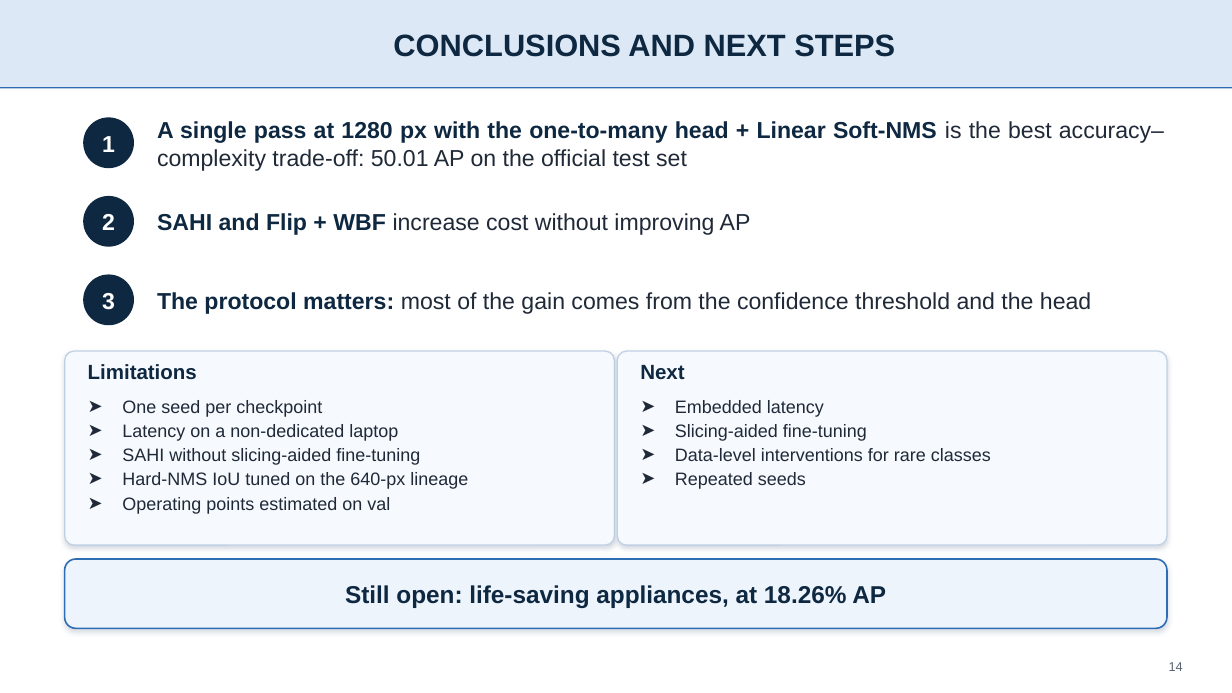
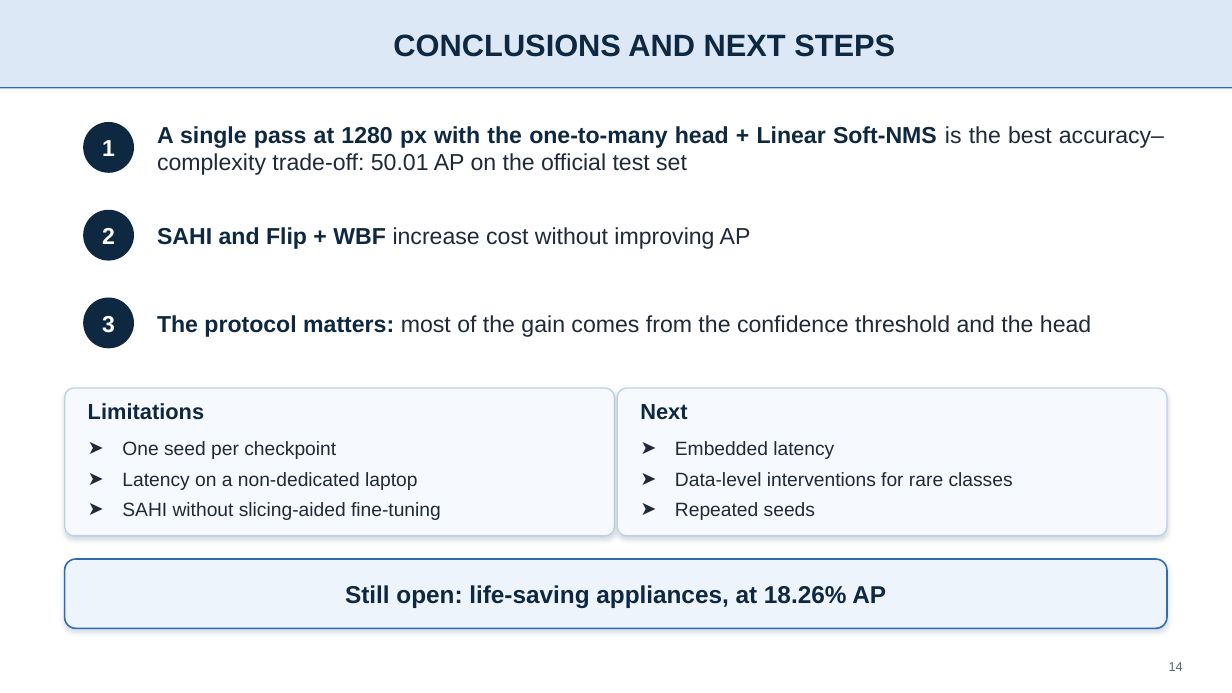
Before and after one commit to IghorRibeiro/WVCPresentation, a slide deck: slide 14 of slides/WVC2026_slides.pptx. Drawn at 1232x693 pixels with LibreOffice and Linux fonts; fonts in the diff are those of the drawing; background and template pictures are left out. Boxes give left, top, right and bottom in pixels: in the first picture for what was removed or moved away, otherwise in the second. Text is boxed around its words. In the diff, an @@ line names an element or a change of style, - is before the commit and + after.

Commit message:
Slide 14: trim limitations and next steps

```diff
--- a/slides/WVC2026_slides.pptx
+++ b/slides/WVC2026_slides.pptx
@@ 2 texts, 1 ellipse: place and size @@
-2 texts, 1 ellipse at box(83, 117, 1164, 171)
+2 texts, 1 ellipse at box(83, 122, 1164, 175)
@@ 2 texts, 1 ellipse: place and size @@
-2 texts, 1 ellipse at box(83, 196, 751, 247)
+2 texts, 1 ellipse at box(83, 210, 751, 261)
@@ 2 texts, 1 ellipse: place and size @@
-2 texts, 1 ellipse at box(83, 274, 1091, 325)
+2 texts, 1 ellipse at box(83, 298, 1091, 348)
@@ rounded rectangle: place and size @@
-rounded rectangle at box(65, 351, 615, 545)
+rounded rectangle at box(65, 388, 615, 536)
@@ rounded rectangle at box(65, 388, 615, 536): proportions changed @@
@@ rounded rectangle at box(617, 388, 1167, 536): proportions changed @@
@@ rounded rectangle: place and size @@
-rounded rectangle at box(617, 351, 1167, 545)
+rounded rectangle at box(617, 388, 1167, 536)
@@ text "Limitations": place and size @@
-text "Limitations" at box(88, 364, 197, 380)
+text "Limitations" at box(88, 403, 204, 420)
@@ text "Limitations" at box(88, 403, 204, 420): size 16 to 17 pt @@
@@ text "Next": place and size @@
-text "Next" at box(640, 365, 684, 380)
+text "Next" at box(640, 404, 687, 420)
@@ text "Next" at box(640, 404, 687, 420): size 16 to 17 pt @@
@@ text "One seed per checkpoint" at box(122, 441, 441, 520): size 14 to 15 pt; more space between paragraphs @@
@@ text "One seed per checkpoint": place and size @@
-text "One seed per checkpoint" at box(122, 400, 468, 514)
+text "One seed per checkpoint" at box(122, 441, 441, 520)
@@ text "Embedded latency": place and size @@
-text "Embedded latency" at box(675, 400, 991, 489)
+text "Embedded latency" at box(675, 441, 1013, 520)
@@ text "Embedded latency" at box(675, 441, 1013, 520): size 14 to 15 pt; more space between paragraphs @@
@@ text at box(675, 424, 867, 441): paragraph removed @@
-➤ Slicing-aided fine-tuning
@@ text at box(122, 472, 468, 514): paragraphs removed @@
-➤ Hard-NMS IoU tuned on the 640-px lineage
-➤ Operating points estimated on val
```
Also in this commit, not shown: 2 other files.
